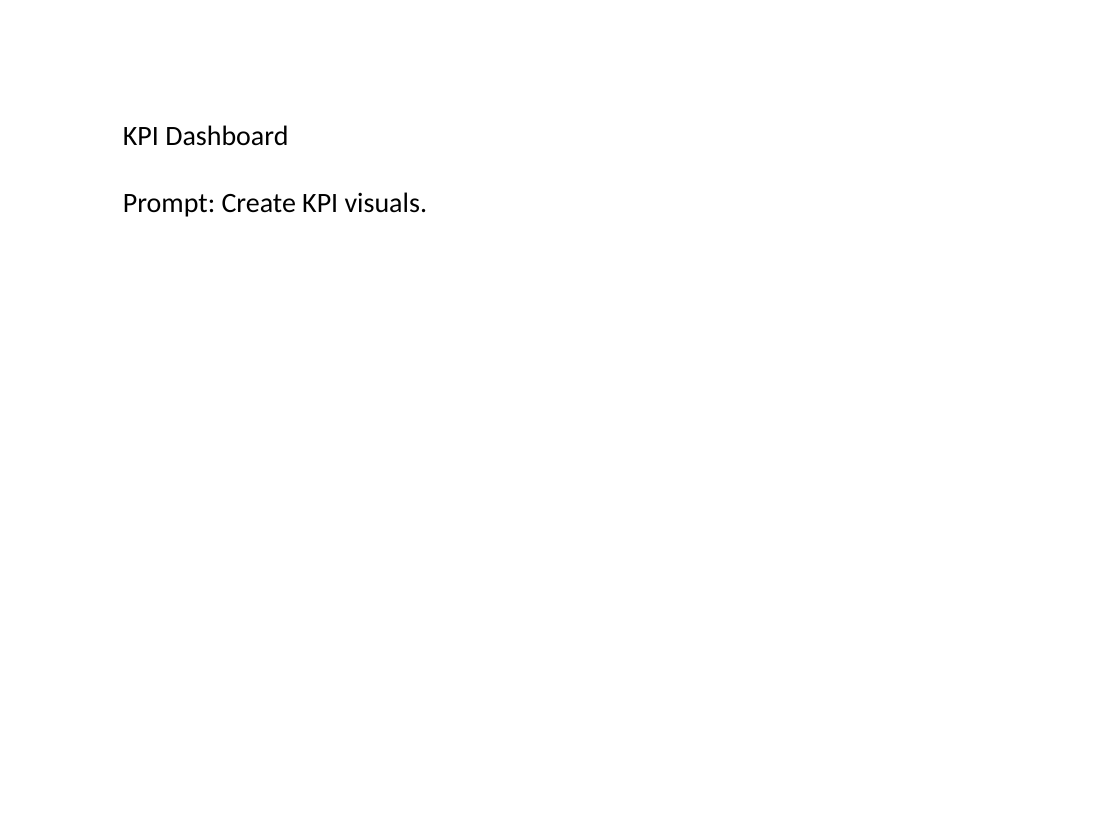
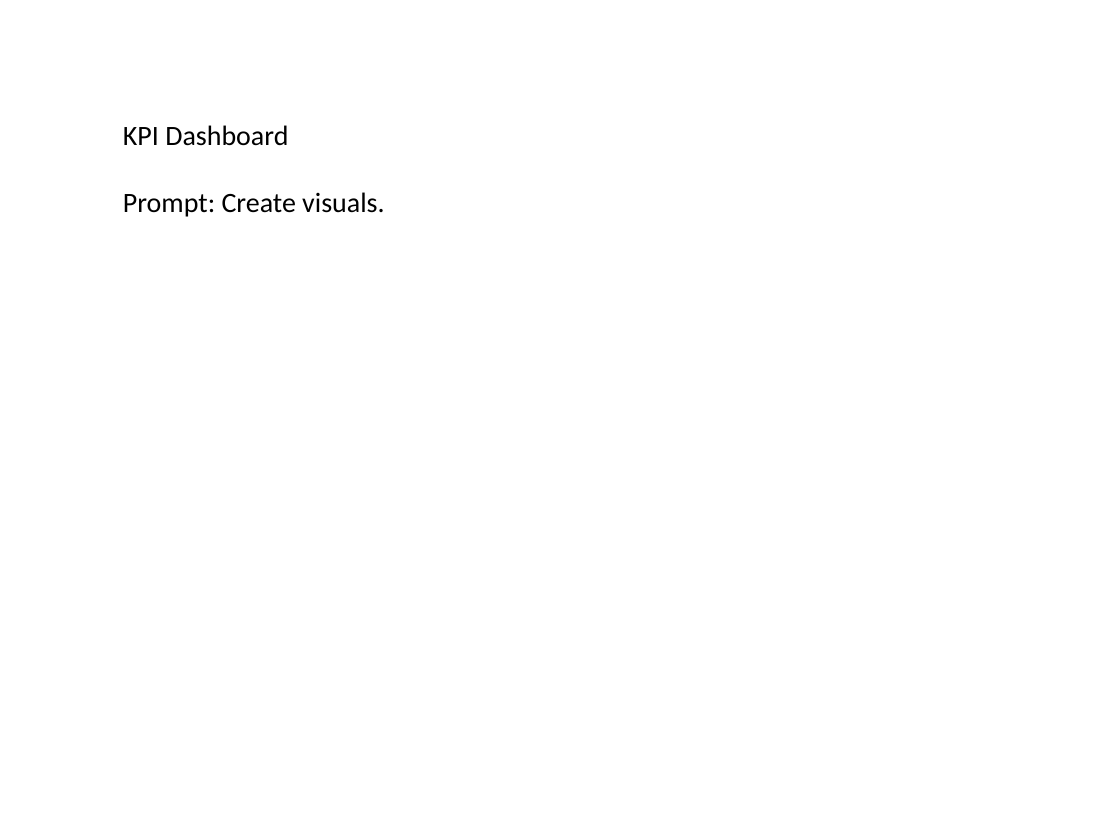
Before and after one commit to ashu16815/ElevateCopilot, a slide deck: slide 3 of public/elevatecopilot_resources_detailed/ppt-templates.pptx. Drawn at 1120x840 pixels with LibreOffice and Linux fonts; fonts in the diff are those of the drawing. Boxes give left, top, right and bottom in pixels: in the first picture for what was removed or moved away, otherwise in the second. Text is boxed around its words. In the diff, an @@ line names an element or a change of style, - is before the commit and + after.

Commit message:
feat: Complete resource library with all enriched files
- Updated all 10 resource files with real content
- PDF files: playbooks, cheatsheets, checklists, recipes, briefs, plans
- Office files: Excel calculator, Word prompts, PowerPoint templates
- All files now contain actual enriched content (not placeholders)
- Resource library fully operational with downloadable content
- Ready for production deployment on Vercel

```diff
--- a/public/elevatecopilot_resources_detailed/ppt-templates.pptx
+++ b/public/elevatecopilot_resources_detailed/ppt-templates.pptx
@@ text at (123,192,384,217): text changed @@
-Prompt: Create KPI visuals.
+Prompt: Create visuals.
```
Also in this commit, not shown: 4 other slides changed, 9 other files.
